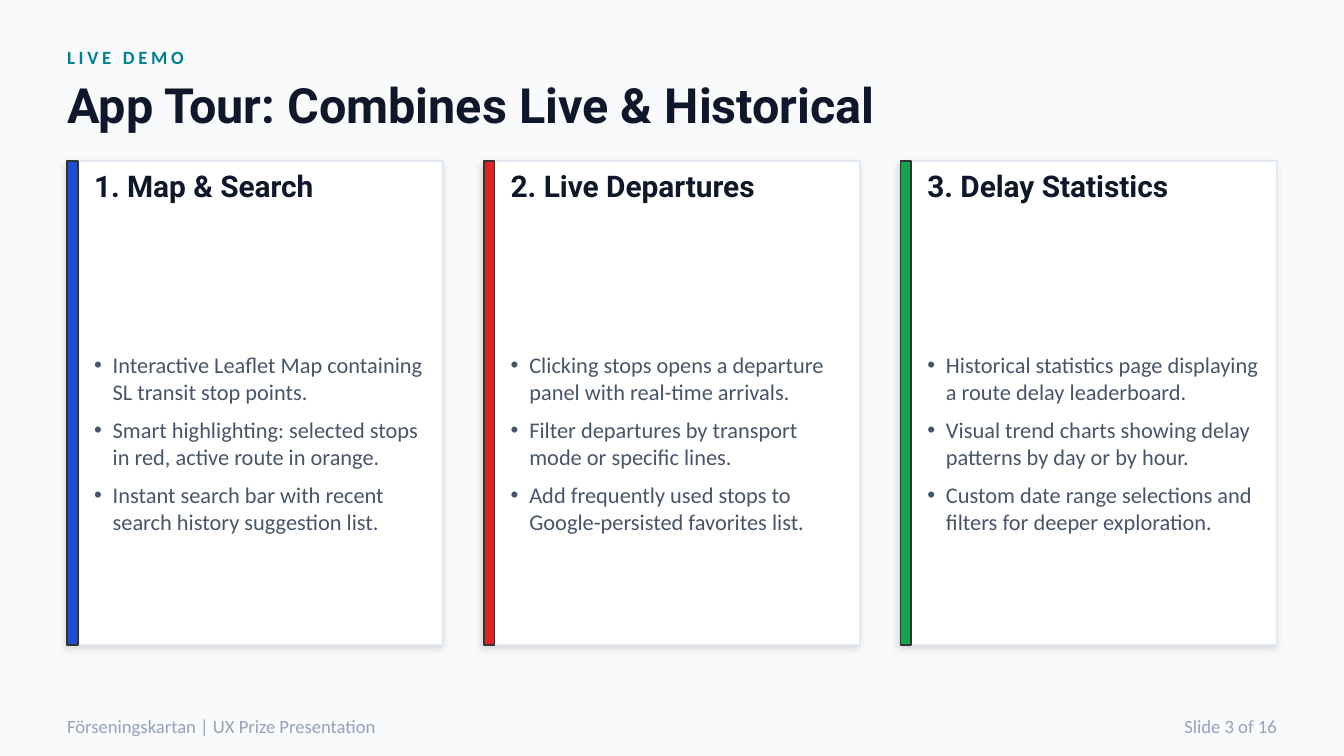
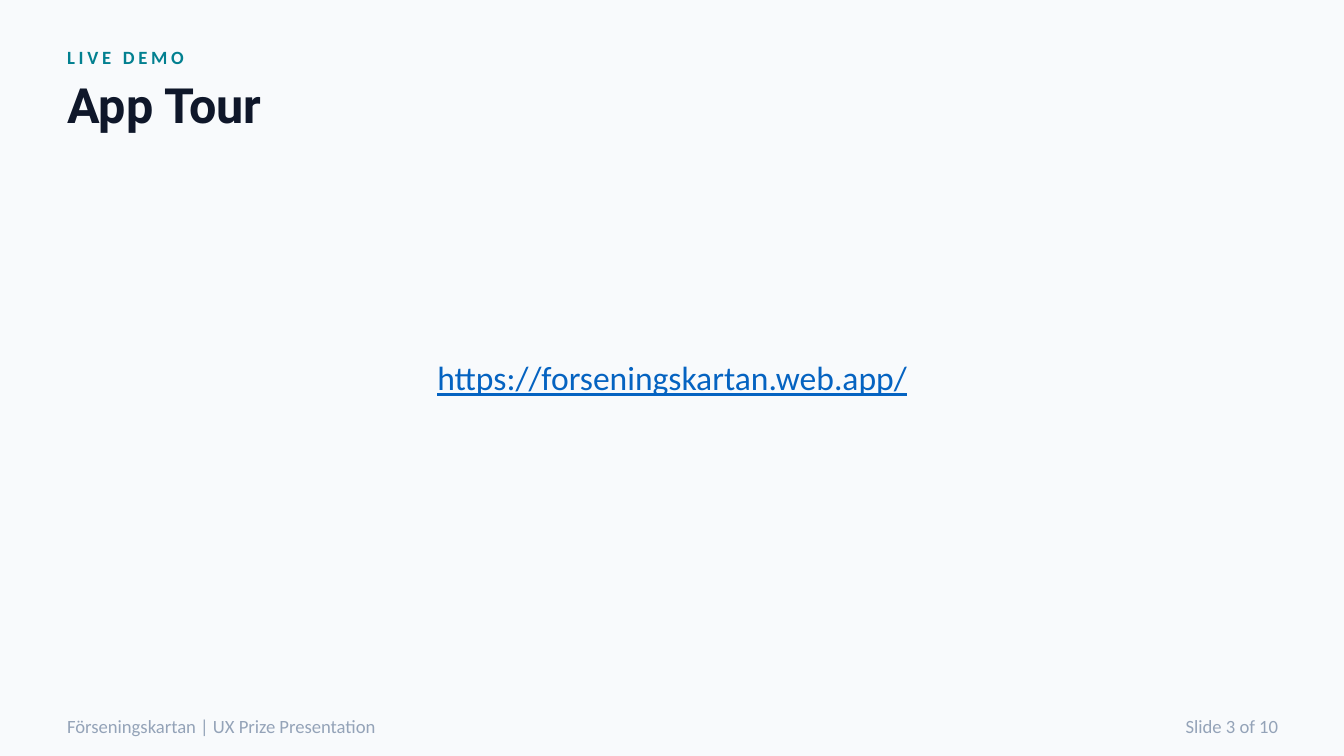
Before and after one commit to mattiaskvist/forseningskartan, a slide deck: slide 3 of presentation.pptx. Drawn at 1344x756 pixels with LibreOffice and Linux fonts; fonts in the diff are those of the drawing. Boxes give left, top, right and bottom in pixels: in the first picture for what was removed or moved away, otherwise in the second. Text is boxed around its words. In the diff, an @@ line names an element or a change of style, - is before the commit and + after.

Commit message:
docs: refine PowerPoint presentation file

```diff
--- a/presentation.pptx
+++ b/presentation.pptx
@@ text at (x1=67, y1=88, x2=261, y2=133): text changed @@
-App Tour: Combines Live & Historical
+App Tour
@@ rectangle removed at (x1=67, y1=161, x2=444, y2=645) @@
@@ rectangle removed at (x1=67, y1=161, x2=78, y2=645) @@
@@ text removed at (x1=94, y1=174, x2=313, y2=203) @@
-1. Map & Search
@@ rectangle removed at (x1=484, y1=161, x2=860, y2=645) @@
@@ rectangle removed at (x1=484, y1=161, x2=495, y2=645) @@
@@ text removed at (x1=511, y1=175, x2=754, y2=203) @@
-2. Live Departures
@@ rectangle removed at (x1=900, y1=161, x2=1277, y2=645) @@
@@ rectangle removed at (x1=900, y1=161, x2=911, y2=645) @@
@@ text removed at (x1=927, y1=174, x2=1168, y2=204) @@
-3. Delay Statistics
@@ text removed at (x1=113, y1=357, x2=422, y2=534) @@
-• Interactive Leaflet Map containing SL transit stop points.
-• Smart highlighting: selected stops in red, active route in orange.
-• Instant search bar with recent search history suggestion list.
@@ text removed at (x1=529, y1=357, x2=824, y2=534) @@
-• Clicking stops opens a departure panel with real-time arrivals.
-• Filter departures by transport mode or specific lines.
-• Add frequently used stops to Google-persisted favorites list.
@@ text removed at (x1=946, y1=357, x2=1258, y2=534) @@
-• Historical statistics page displaying a route delay leaderboard.
-• Visual trend charts showing delay patterns by day or by hour.
-• Custom date range selections and filters for deeper exploration.
@@ text added at (x1=437, y1=366, x2=906, y2=396), 18 pt, text #0563C1, underline @@
+https://forseningskartan.web.app/
@@ text at (x1=1186, y1=720, x2=1278, y2=733): text changed @@
-Slide 3 of 16
+Slide 3 of 10
```
Also in this commit, not shown: 7 other slides changed, 2 slides added, 8 slides removed, 1 other file.
